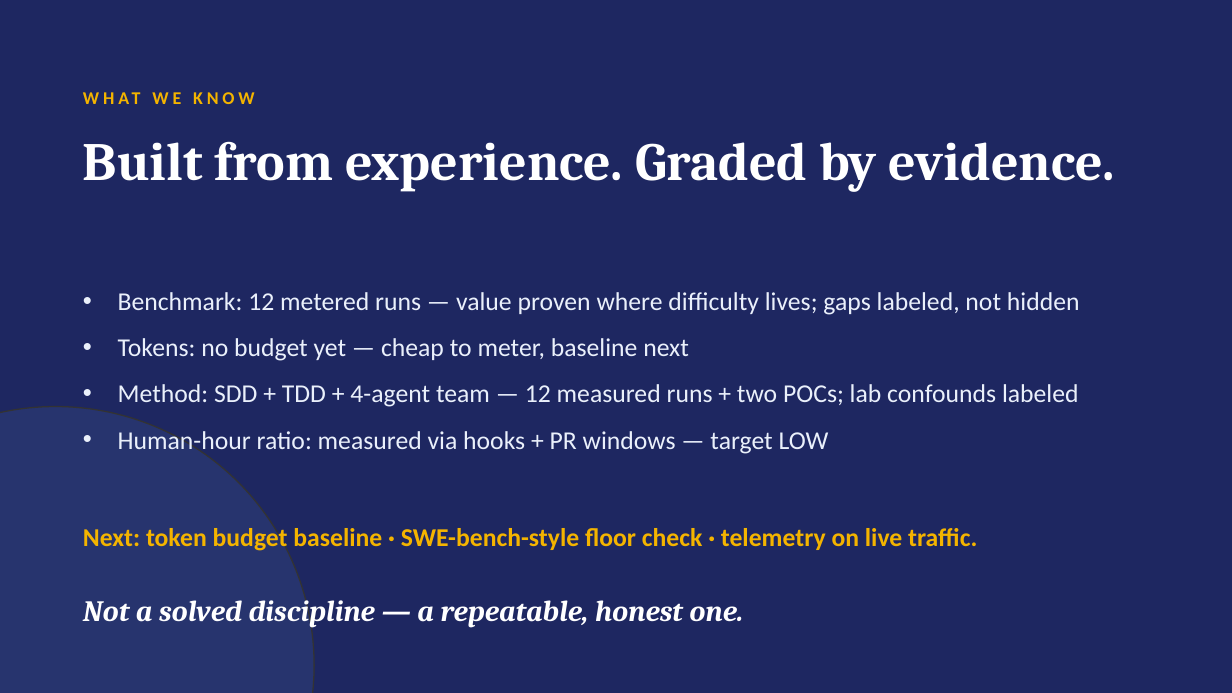
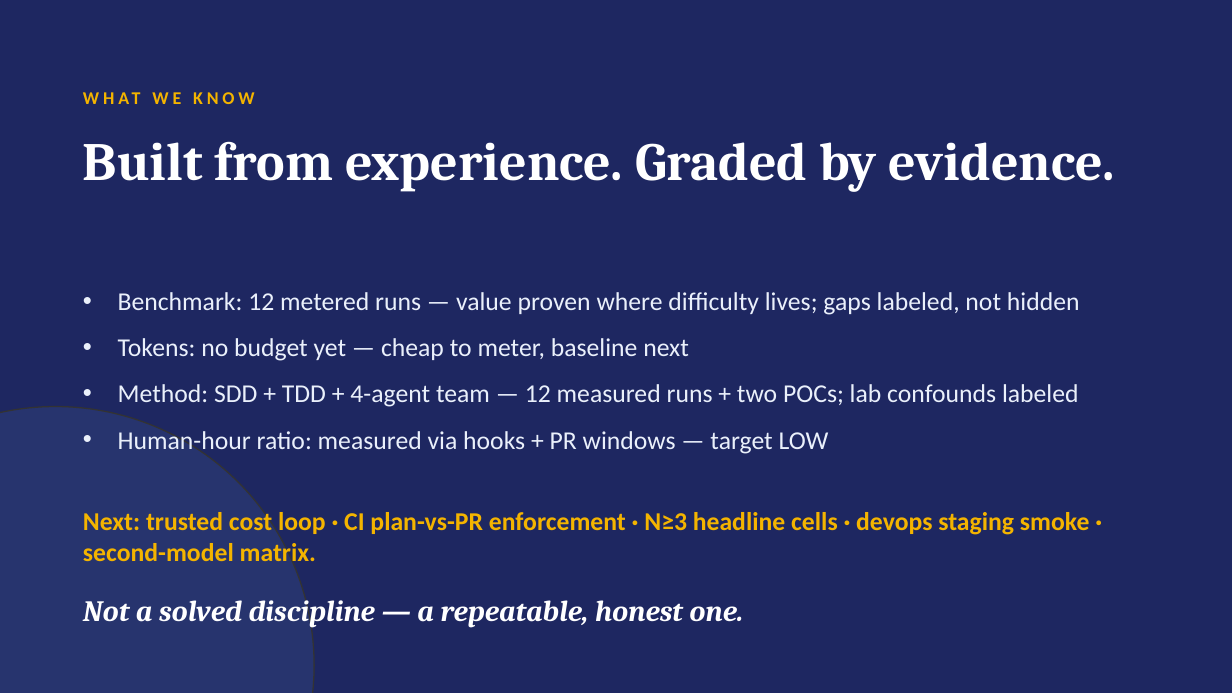
Before and after one commit to trac41799/claude-code-agentic-sdlc, a slide deck: slide 19 of docs/slides/Agentic-SDLC-Tech-Audience.pptx (slide 18 before the commit). Drawn at 1232x693 pixels with LibreOffice and Linux fonts; fonts in the diff are those of the drawing. Boxes give left, top, right and bottom in pixels: in the first picture for what was removed or moved away, otherwise in the second. Text is boxed around its words. In the diff, an @@ line names an element or a change of style, - is before the commit and + after.

```diff
--- a/docs/slides/Agentic-SDLC-Tech-Audience.pptx
+++ b/docs/slides/Agentic-SDLC-Tech-Audience.pptx
@@ text at (x1=83, y1=509, x2=1090, y2=567): text changed @@
-Next: token budget baseline · SWE-bench-style floor check · telemetry on live traffic.
+Next: trusted cost loop · CI plan-vs-PR enforcement · N≥3 headline cells · devops staging smoke · second-model matrix.
```
Also in this commit, not shown: 1 slide added, 2 other files.
